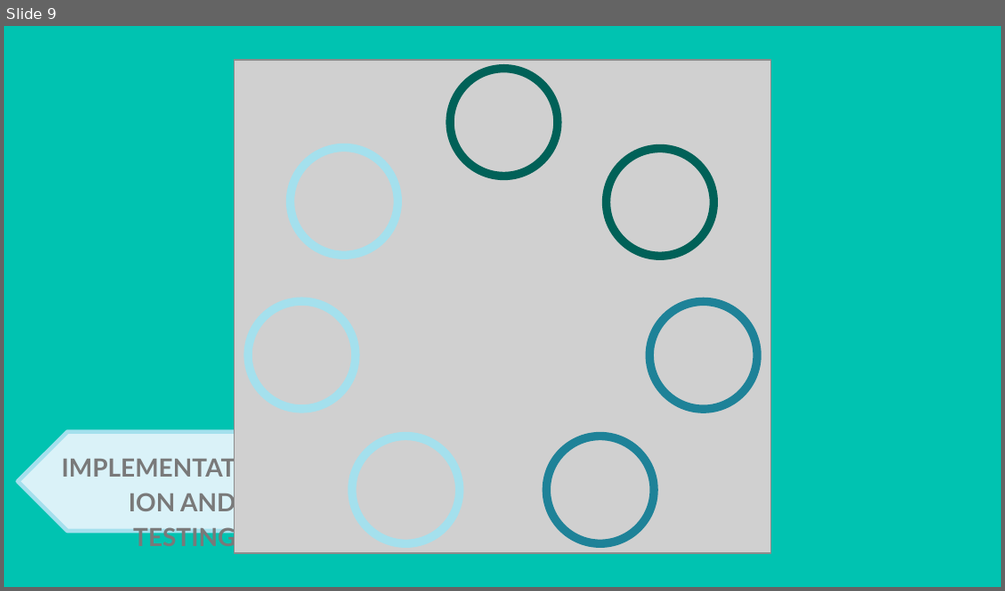
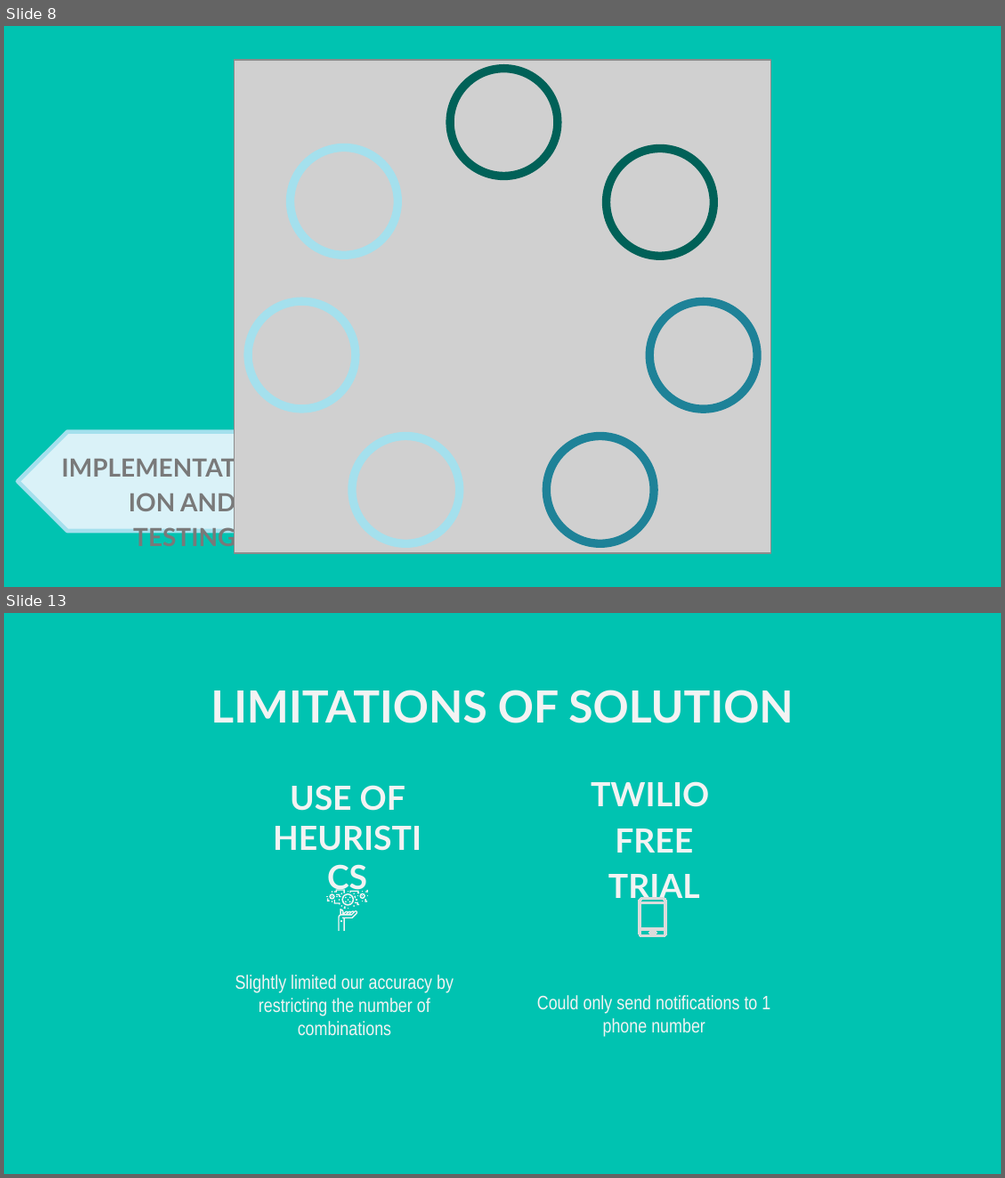
Before and after one commit to jpaglia/oec-2021, a slide deck: TEAMXXX_OEC2021_Programming.pptx. Shown one above the other, each under a label of ours: slide 9 before the commit, slides 8 and 13 after it; the slides between them are not shown. The pictures are 1005x591 and 1005x1178 pixels, drawn with LibreOffice and Linux fonts; fonts in the diff are those of the drawing; grey boxes stand for pictures; background and template pictures are left out. Boxes give left, top, right and bottom in pixels: in the first picture for what was removed or moved away, otherwise in the second. Text is boxed around its words. In the diff, an @@ line names an element or a change of style, - is before the commit and + after.

```diff
--- a/TEAMXXX_OEC2021_Programming.pptx
+++ b/TEAMXXX_OEC2021_Programming.pptx
@@ slide 13 added at bbox=[4, 613, 1001, 1174], background picture (left out) @@
@@ text added at bbox=[210, 690, 793, 723], 32 pt, text #F3F3F3, bold @@
+LIMITATIONS OF SOLUTION
@@ title added at bbox=[290, 785, 405, 811], 24 pt, text #F3F3F3, bold @@
+USE OF HEURISTICS
@@ text added at bbox=[591, 781, 709, 905], 24 pt, text #F3F3F3, bold @@
+TWILIO
+FREE TRIAL
@@ freeform shape added at bbox=[639, 897, 667, 937], fill #DBDBDB, outline #DBDBDB 0.75 pt @@
@@ group added at bbox=[327, 889, 368, 931]: 38 freeform shapes @@
@@ freeform shape added at bbox=[648, 931, 655, 933], fill #DBDBDB, outline #DBDBDB 0.75 pt @@
@@ subtitle added at bbox=[235, 974, 453, 1036], 14 pt, text #F3F3F3 @@
+Slightly limited our accuracy by restricting the number of combinations
@@ subtitle added at bbox=[537, 995, 770, 1037], 14 pt, text #F3F3F3 @@
+Could only send notifications to 1 phone number
@@ what was slide 9 is now slide 8 @@
```
Also in this commit, not shown: 6 slides changed, 6 other slides added, 7 slides removed, 1 other file.
